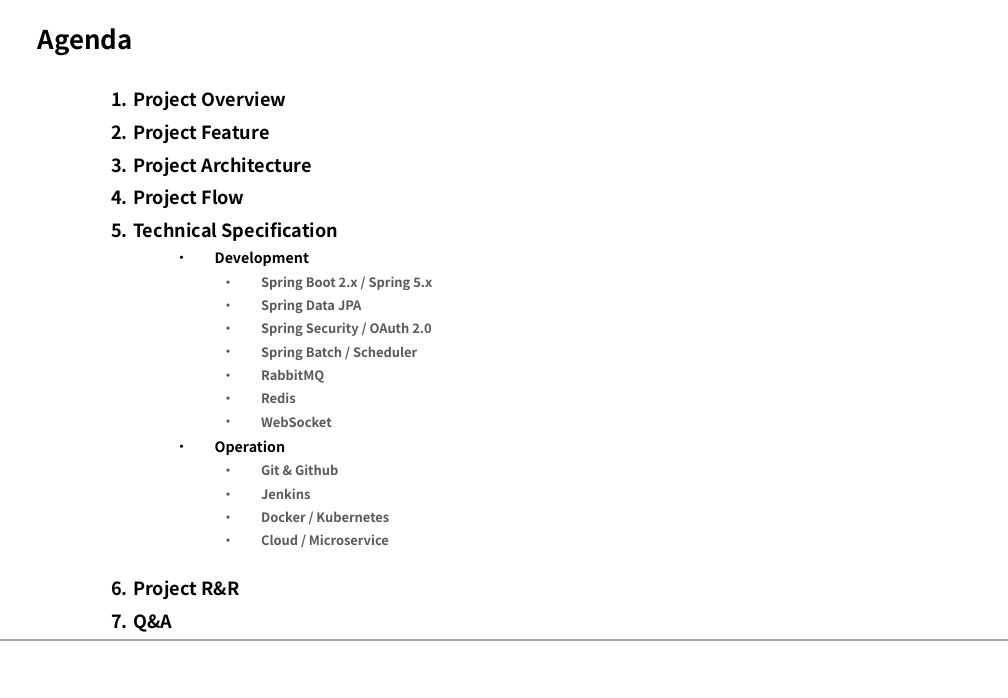
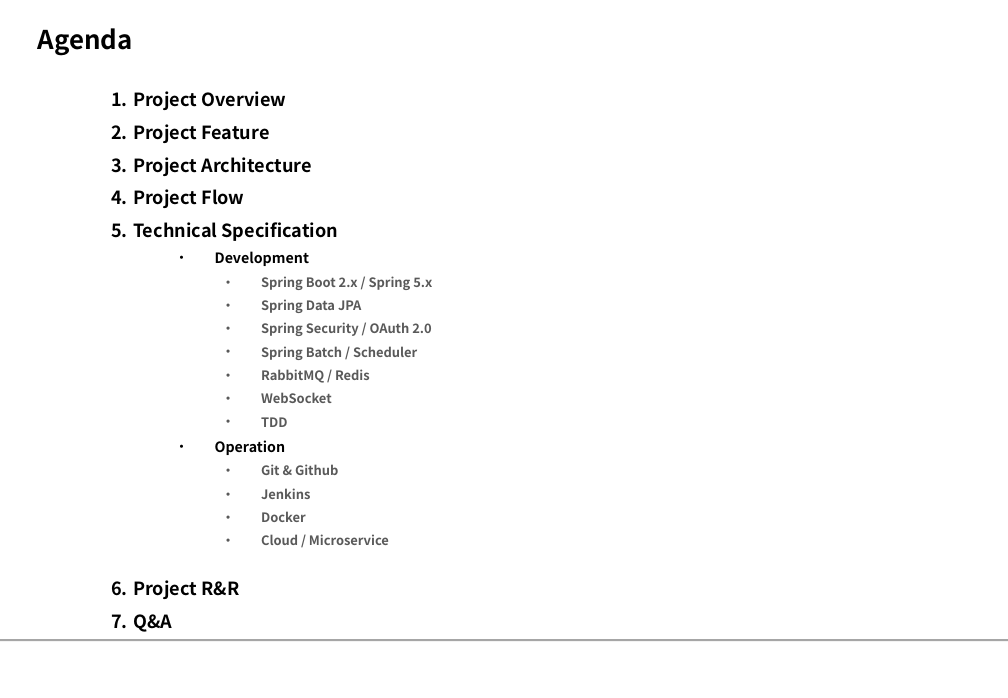
Before and after one commit to onjsdnjs/spring-boot-thymeleaf, a slide deck: slide 3 of am-project.ppt. Drawn at 1008x698 pixels with LibreOffice and Linux fonts; fonts in the diff are those of the drawing; background and template pictures are left out. Boxes give left, top, right and bottom in pixels: in the first picture for what was removed or moved away, otherwise in the second. Text is boxed around its words. In the diff, an @@ line names an element or a change of style, - is before the commit and + after.

```diff
--- a/am-project.ppt
+++ b/am-project.ppt
@@ text at (x1=261, y1=369, x2=370, y2=383): text changed @@
-        • RabbitMQ
-        • Redis
+        • RabbitMQ / Redis
@@ text at (x1=261, y1=417, x2=287, y2=427): paragraph added @@
+        • TDD
@@ text at (x1=261, y1=511, x2=306, y2=522): text changed @@
-        • Docker / Kubernetes
+        • Docker
```
Also in this commit, not shown: 4 other slides changed, 3 slides added, 2 slides removed.
